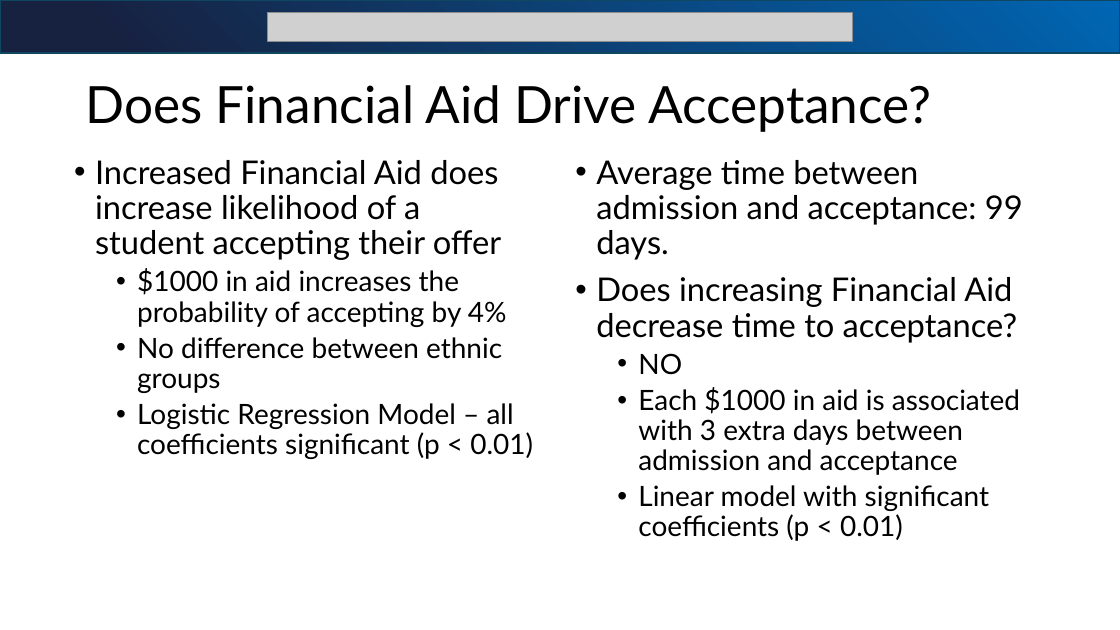
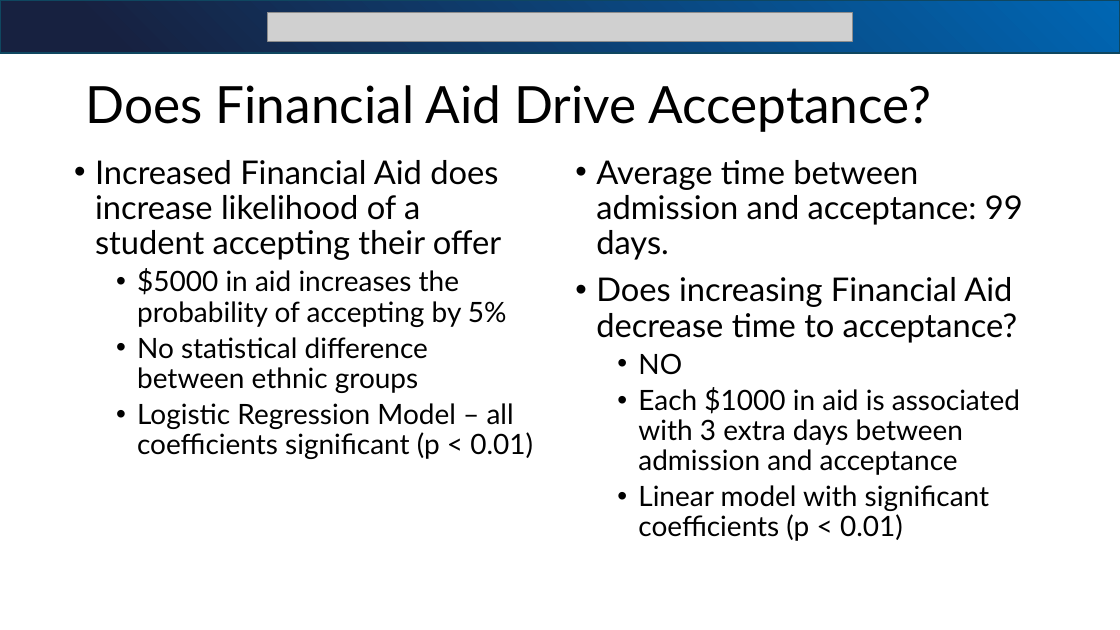
Before and after one commit to bjjefferies/bia_sr_sem_presentation, a slide deck: slide 9 of BIA_SEM_Presentation1.pptx. Drawn at 1120x630 pixels with LibreOffice and Linux fonts; fonts in the diff are those of the drawing; grey boxes stand for pictures. Boxes give left, top, right and bottom in pixels: in the first picture for what was removed or moved away, otherwise in the second. Text is boxed around its words. In the diff, an @@ line names an element or a change of style, - is before the commit and + after.

```diff
--- a/BIA_SEM_Presentation1.pptx
+++ b/BIA_SEM_Presentation1.pptx
@@ text at (137, 268, 507, 393): text changed @@
-  • $1000 in aid increases the probability of accepting by 4%
-  • No difference between ethnic groups
+  • $5000 in aid increases the probability of accepting by 5%
+  • No statistical difference between ethnic groups
```
Also in this commit, not shown: 1 other slide changed, 4 other files.
